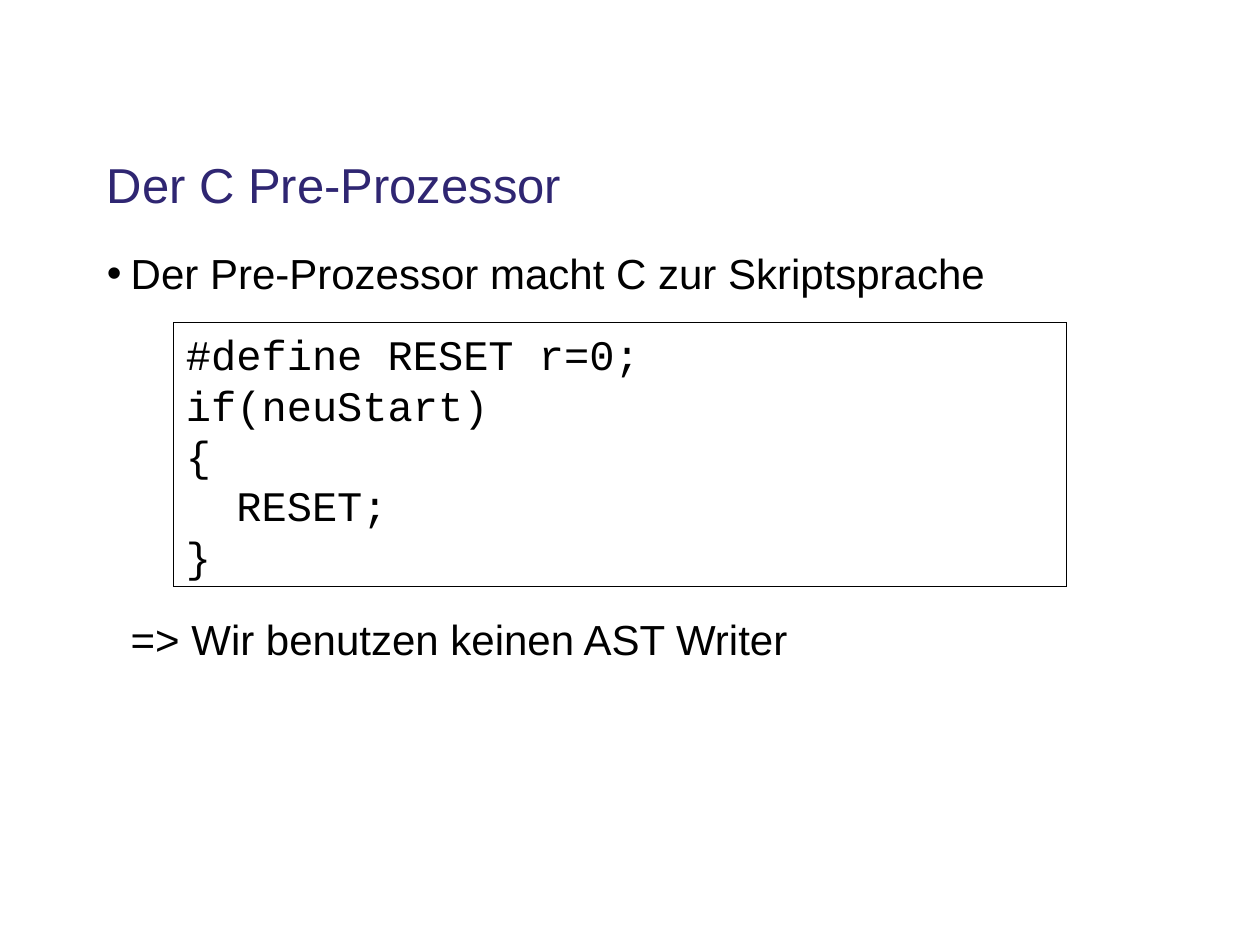
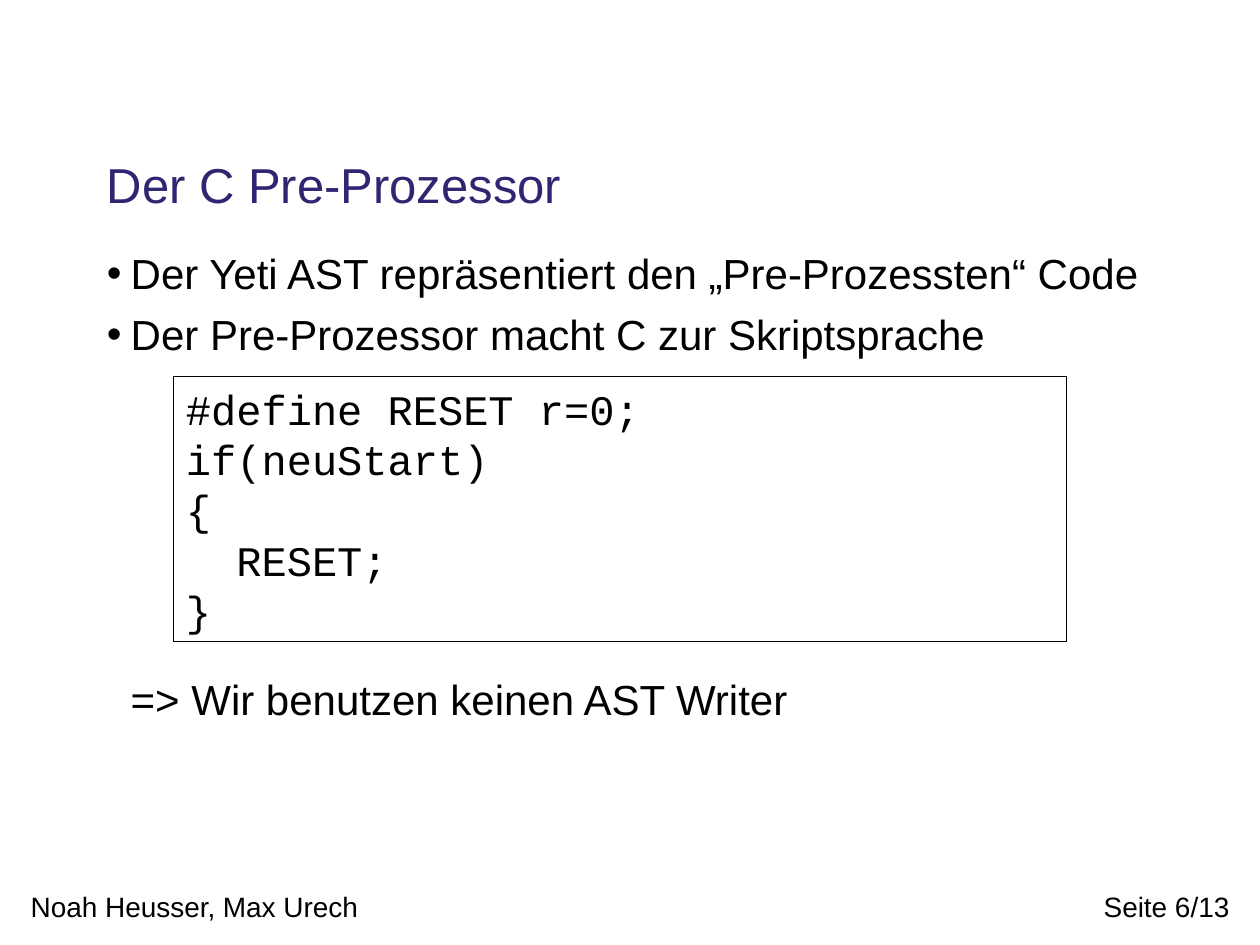
Before and after one commit to phsommer/yeti, a slide deck: slide 6 of TinyOS Refactoring/doc/presentation.odp. Drawn at 1260x945 pixels with LibreOffice and Linux fonts; fonts in the diff are those of the drawing; background and template pictures are left out. Boxes give left, top, right and bottom in pixels: in the first picture for what was removed or moved away, otherwise in the second. Text is boxed around its words. In the diff, an @@ line names an element or a change of style, - is before the commit and + after.

```diff
--- a/TinyOS Refactoring/doc/presentation.odp
+++ b/TinyOS Refactoring/doc/presentation.odp
@@ text at (131,258,1138,298): paragraph added @@
+• Der Yeti AST repräsentiert den „Pre-Prozessten“ Code
@@ rectangle "#define RESET r=0;": place and size @@
-rectangle "#define RESET r=0;" at (174,323,1067,587)
+rectangle "#define RESET r=0;" at (174,377,1067,641)
@@ text added at (31,896,357,921), 16 pt, text #000000 @@
+Noah Heusser, Max Urech
@@ page number added at (1104,896,1229,918), 16 pt, text #000000 @@
+Seite 6/13
```
Also in this commit, not shown: 8 other slides changed, 4 slides added.
